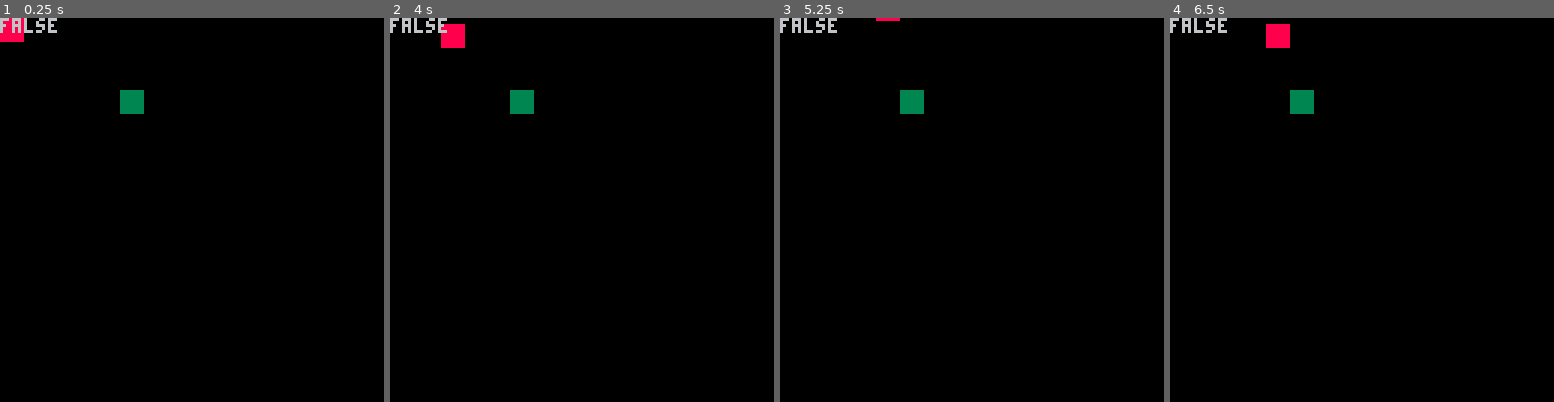
Above: before the commit, frames 1-4 (left to right).
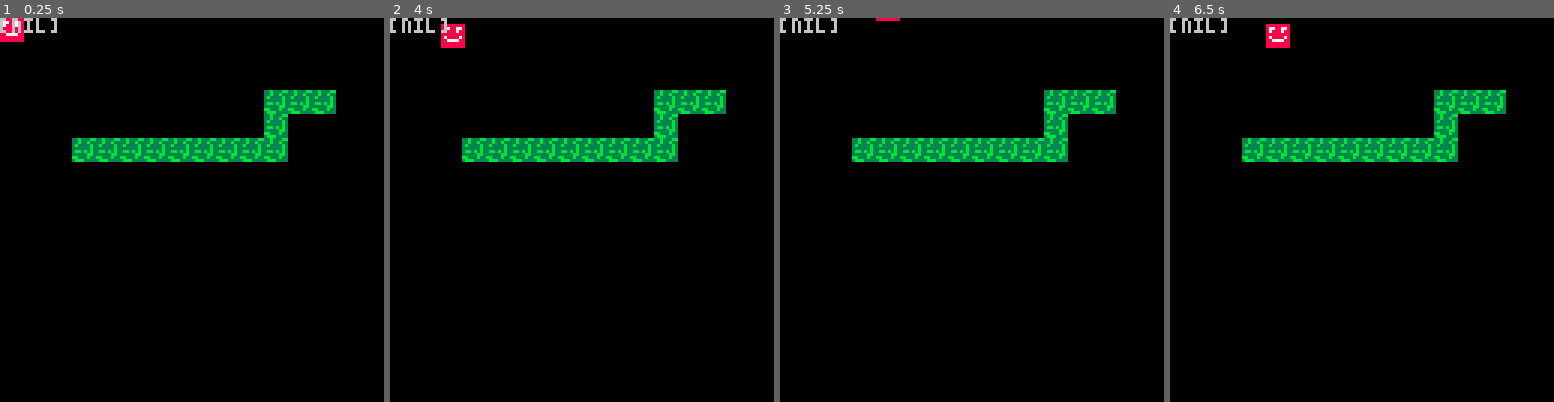
Above: after the commit, the same moments.

Repository: alainpuron/pico-8
Game: PICO-8 cartridge hitbox.p8
The game is run twice, just before and just after one commit, with the same random seed, the same clock (stepped at 60 frames per second) and the same inputs.
Inputs:
- Up to frame 1 (0.25 s): no input
- Up to frame 2 (4 s): hold Right 1.6-2.1 s; hold Up 2.15-2.42 s; hold Right 2.47-3.03 s; hold Left 3.08-3.58 s; hold Down 3.63-3.97 s
- Up to frame 3 (5.25 s): hold Right 4.02-4.68 s; hold Up 4.73-5.03 s; hold Left from 5.08 s (still down)
- Up to frame 4 (6.5 s): release Left at 5.68 s; hold Down 5.73-6.03 s; hold Right from 6.08 s (still down)

The runs differ from the first frame. In frame 1, 5.7% of the frame differs, in the area x 0-88%, y 0-38%; in frame 2, 5.7%; in frame 3, 5.7%; in frame 4, 5.7%.

Commit message:
Add files via upload

Diff:
--- a/hitbox.p8
+++ b/hitbox.p8
@@ -3,118 +3,131 @@
 __lua__
 
 function _init()
-	plr_init()
+	map_setup()
+	plr_init() -- plr def values
 end
 
 function _update()
-	plr_update()
+	plr_update() -- update player
 end
 
 function _draw()
 	cls()
 	map()
+
 		plr_draw(plr)
 		print(has_flag)
 end
 -->8
 function plr_init()
-
-	plr={
-		x=0,
-		y=0,
-		w=8,  -- width
-		h=8,		-- height
-		speed = 1, -- speed
-		sp = 1 -- sprite
-	}
-
+    plr = {
+        x = 0,
+        y = 0,
+        w = 8,
+        h = 8,
+        speed = 1,
+        sp = 1
+    }
 end
 
+
 function plr_update()
-	plr_move(plr)
-	plr_hitbox(plr)
-
-
+    plr_move(plr)
 end
 
 function plr_move(plr)
 
-	local last_x = plr.x
-	local last_y = plr.y
+				local last_x = plr.x -- last x
+    local last_y = plr.y -- last y
 
 
-	if btn(⬆️) then
-		plr.y -= plr.speed
-	end
+    if btn(⬆️) then plr.y -= plr.speed end
+    if btn(⬇️) then plr.y += plr.speed end
+    if btn(➡️) then plr.x += plr.speed end
+    if btn(⬅️) then plr.x -= plr.speed end
 
-	if btn(⬇️) then
-		plr.y += plr.speed
-	end
 
-	if btn(➡️) then
-		plr.x += plr.speed
-	end
-
-	if btn(⬅️) then
-		plr.x -= plr.speed
-	end
-
-	if not can_move() then
-		plr.x = last_x
-		plr.y = last_y
-	end
+    -- when blocked return to last position
+				last_position(plr,last_x,last_y)
 
 end
 
-function plr_hitbox(plr)
 
 
-	left = plr.x
-	right = plr.x + plr.w
-	bottom = plr.y
-	top = plr.y + plr.h
+function plr_draw(plr)
+    spr(plr.sp, plr.x, plr.y, 1, 1)
+end
+
+-->8
+-- collition --
+
+function map_setup()
+
+	-- the object and the flag
+	wall = 0
 
 end
 
-function can_move()
 
-		return not
+function last_position(plr,last_x,last_y)
 
-		 (
-		  is_tile(0,left,bottom) or
-		  is_tile(0,right,bottom) or
-		  is_tile(0,left,top) or
-		  is_tile(0,right,top)
+    local left = plr.x
+    local right = plr.x + plr.w - 1
+    local bottom = plr.y + plr.h - 1
+    local top = plr.y
 
-		 )
+     -- if the player is trying
+     -- to move into a wall tile,
+     -- cancel the movement by
+     -- restoring the previous position
+
+    if not can_move(wall,left, right, top, bottom) then
+        plr.x = last_x
+        plr.y = last_y
+    end
 
 end
 
-function is_tile(tile_type,x,y)
 
-		-- what spr is the tile
-		tile =	mget(flr(x),flr(y))
+-- checks if the player can move
+-- to the given position by
+-- testing the four corners
+-- of the hitbox.
 
-		-- tile has flag
-		has_flag = fget(tile,tile_type)
+function can_move(tile_type, left, right, top, bottom)
 
-		-- if true
-		return has_flag
+    -- if any corner of the player's
+    -- hitbox overlaps a tile with
+    -- the given flag, return false
+
+    return not (
+
+        is_tile(tile_type, left, bottom) or
+        is_tile(tile_type, right, bottom) or
+        is_tile(tile_type, left, top) or
+        is_tile(tile_type, right, top)
+    )
 
 end
 
-function plr_draw(plr)
-	spr(plr.sp,plr.x,plr.y,1,1)
+
+-- what kind of tile is
+function is_tile(tile_type, x, y)
+
+    local tile = mget(flr(x / 8), flr(y / 8))
+    return fget(tile, tile_type)
+
 end
+
 __gfx__
-00000000888888880000000033333333000000000000000000000000000000000000000000000000000000000000000000000000000000000000000000000000
-00000000888888880000000033333333000000000000000000000000000000000000000000000000000000000000000000000000000000000000000000000000
-00700700888888880000000033333333000000000000000000000000000000000000000000000000000000000000000000000000000000000000000000000000
-00077000888888880000000033333333000000000000000000000000000000000000000000000000000000000000000000000000000000000000000000000000
-00077000888888880000000033333333000000000000000000000000000000000000000000000000000000000000000000000000000000000000000000000000
-00700700888888880000000033333333000000000000000000000000000000000000000000000000000000000000000000000000000000000000000000000000
-00000000888888880000000033333333000000000000000000000000000000000000000000000000000000000000000000000000000000000000000000000000
-00000000888888880000000033333333000000000000000000000000000000000000000000000000000000000000000000000000000000000000000000000000
+00000000888888880000000033b333bb000000000000000000000000000000000000000000000000000000000000000000000000000000000000000000000000
+00000000877887780000000033b33b33000000000000000000000000000000000000000000000000000000000000000000000000000000000000000000000000
+0070070087888788000000003b3333b3000000000000000000000000000000000000000000000000000000000000000000000000000000000000000000000000
+000770008888888800000000333333b3000000000000000000000000000000000000000000000000000000000000000000000000000000000000000000000000
+0007700087888878000000003bb3b3b3000000000000000000000000000000000000000000000000000000000000000000000000000000000000000000000000
+00700700887777880000000033333bb3000000000000000000000000000000000000000000000000000000000000000000000000000000000000000000000000
+000000008888888800000000bb333b33000000000000000000000000000000000000000000000000000000000000000000000000000000000000000000000000
+0000000088888888000000003bbb3333000000000000000000000000000000000000000000000000000000000000000000000000000000000000000000000000
 __gff__
 0000000100000000000000000000000000000000000000000000000000000000000000000000000000000000000000000000000000000000000000000000000000000000000000000000000000000000000000000000000000000000000000000000000000000000000000000000000000000000000000000000000000000000
 0000000000000000000000000000000000000000000000000000000000000000000000000000000000000000000000000000000000000000000000000000000000000000000000000000000000000000000000000000000000000000000000000000000000000000000000000000000000000000000000000000000000000000
@@ -122,4 +135,6 @@
 0000000000000000000000000000000000000000000000000000000000000000000000000000000000000000000000000000000000000000000000000000000000000000000000000000000000000000000000000000000000000000000000000000000000000000000000000000000000000000000000000000000000000000
 0000000000000000000000000000000000000000000000000000000000000000000000000000000000000000000000000000000000000000000000000000000000000000000000000000000000000000000000000000000000000000000000000000000000000000000000000000000000000000000000000000000000000000
 0000000000000000000000000000000000000000000000000000000000000000000000000000000000000000000000000000000000000000000000000000000000000000000000000000000000000000000000000000000000000000000000000000000000000000000000000000000000000000000000000000000000000000
-0000000000030000000000000000000000000000000000000000000000000000000000000000000000000000000000000000000000000000000000000000000000000000000000000000000000000000000000000000000000000000000000000000000000000000000000000000000000000000000000000000000000000000
+0000000000000000000000030303000000000000000000000000000000000000000000000000000000000000000000000000000000000000000000000000000000000000000000000000000000000000000000000000000000000000000000000000000000000000000000000000000000000000000000000000000000000000
+0000000000000000000000030000000000000000000000000000000000000000000000000000000000000000000000000000000000000000000000000000000000000000000000000000000000000000000000000000000000000000000000000000000000000000000000000000000000000000000000000000000000000000
+0000000303030303030303030000000000000000000000000000000000000000000000000000000000000000000000000000000000000000000000000000000000000000000000000000000000000000000000000000000000000000000000000000000000000000000000000000000000000000000000000000000000000000
